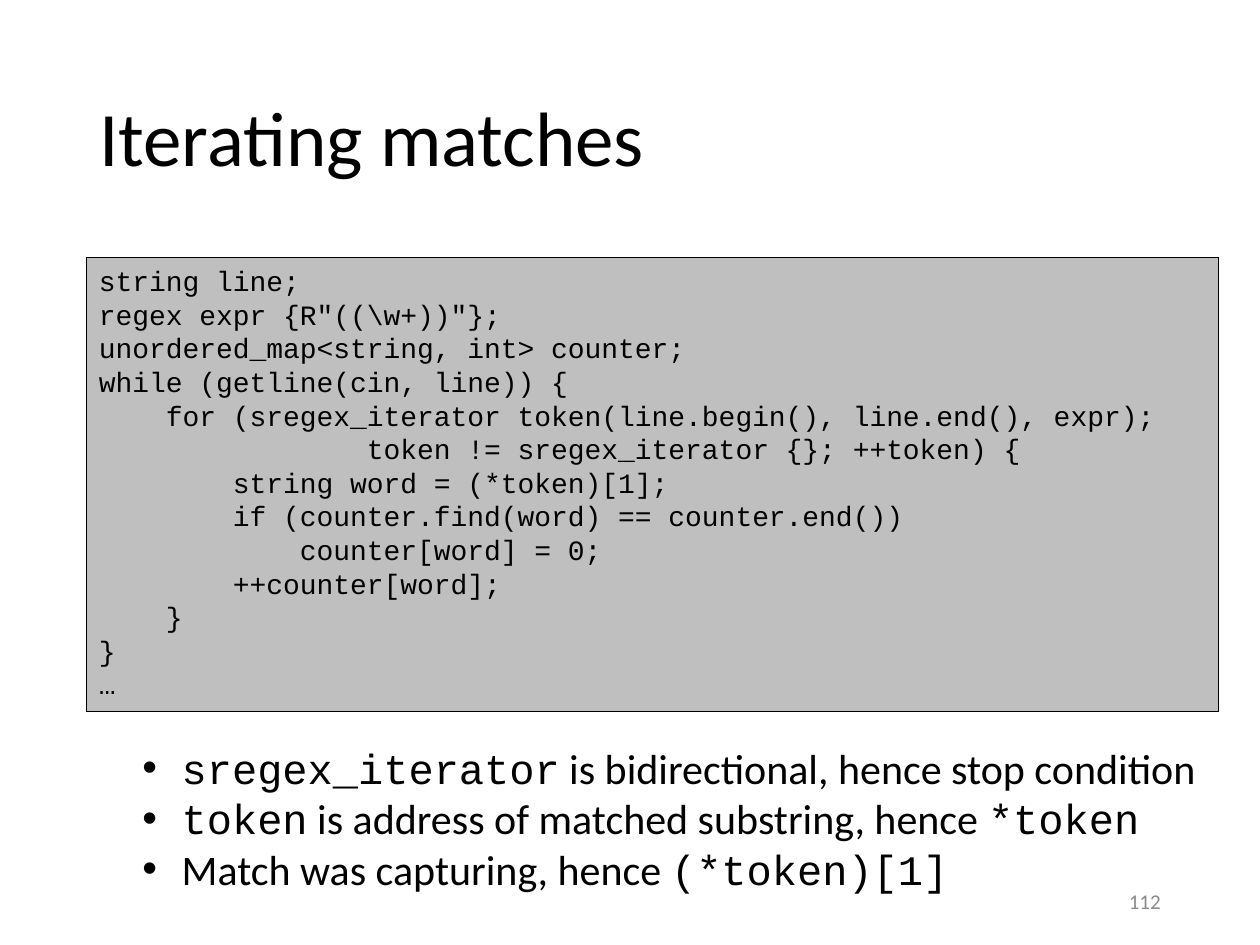
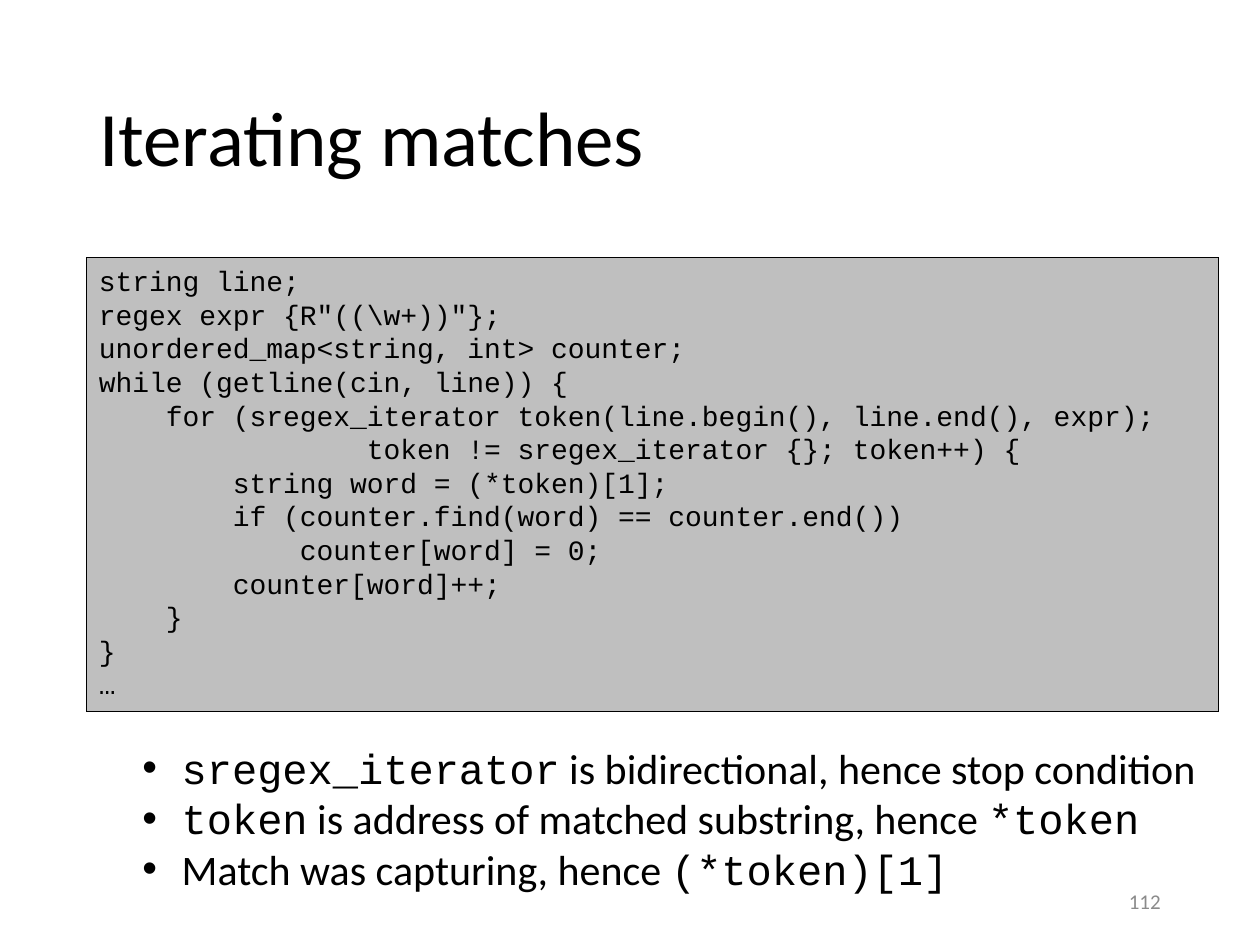
Before and after one commit to gjbex/training-material, a slide deck: slide 112 of CPlusPlus/scientific_cpp.pptx. Drawn at 1260x945 pixels with LibreOffice and Linux fonts; fonts in the diff are those of the drawing. Boxes give left, top, right and bottom in pixels: in the first picture for what was removed or moved away, otherwise in the second. Text is boxed around its words. In the diff, an @@ line names an element or a change of style, - is before the commit and + after.

```diff
--- a/CPlusPlus/scientific_cpp.pptx
+++ b/CPlusPlus/scientific_cpp.pptx
@@ text in rectangle at bbox=[367, 439, 987, 465]: text changed @@
-token != sregex_iterator {}; ++token) {
+token != sregex_iterator {}; token++) {
@@ text in rectangle at bbox=[233, 574, 501, 600]: text changed @@
-++counter[word];
+counter[word]++;
```
Also in this commit, not shown: 25 other slides changed.
